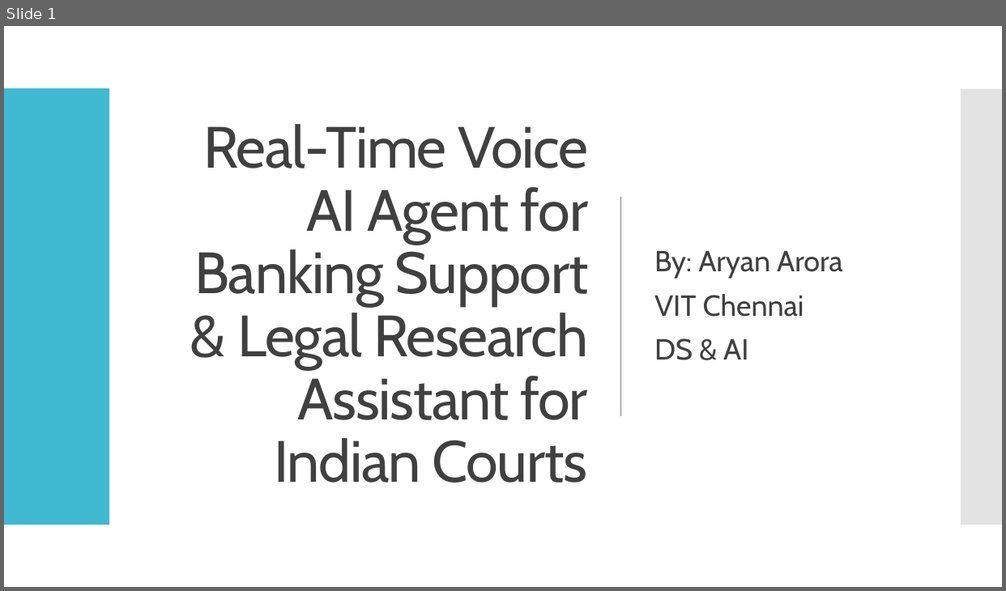
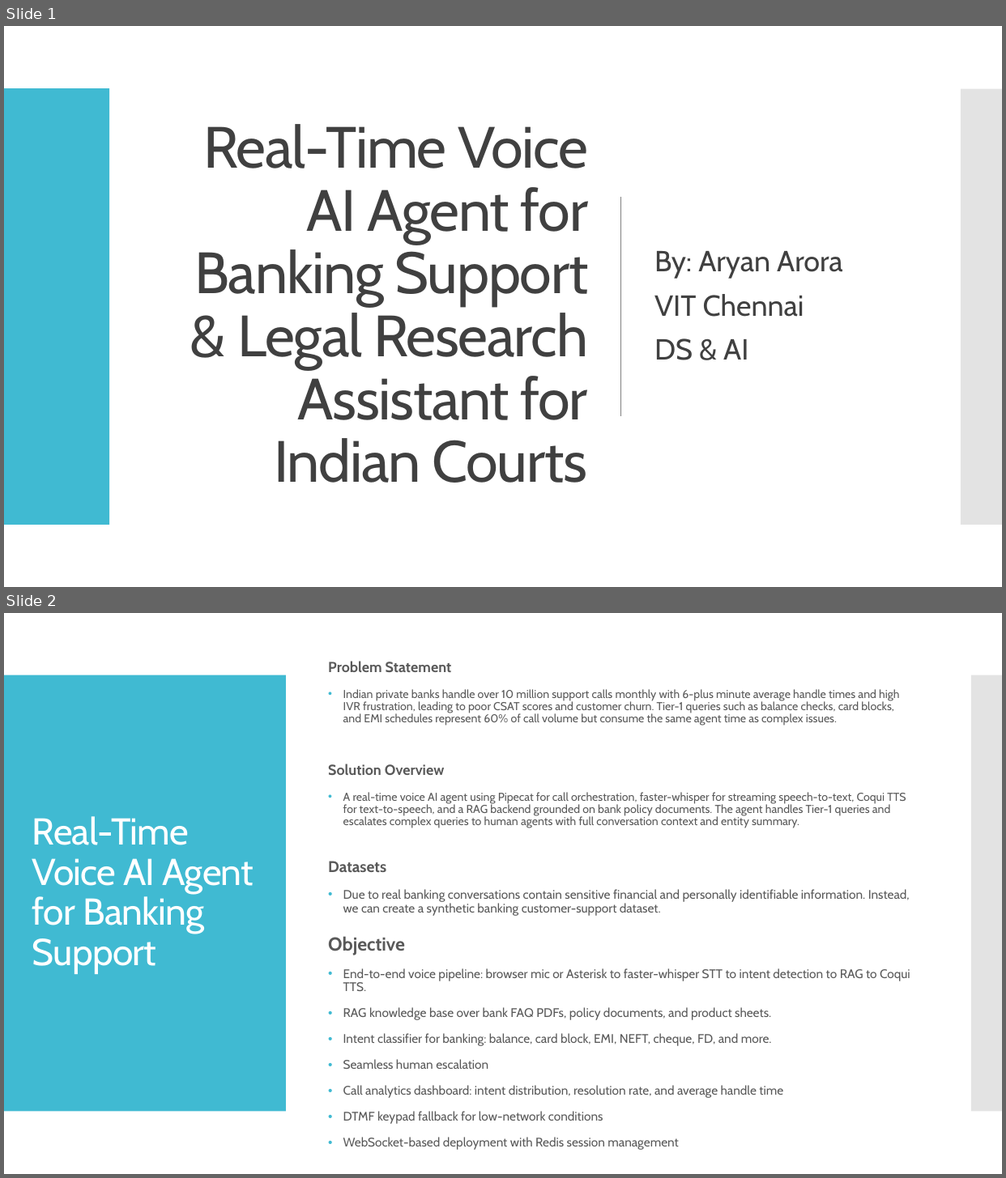
Before and after one commit to AryanArora13/Project-work, a slide deck: Zeroth review- Real-Time Voice AI Agent for Banking Support & Legal Research Assistant for Indian Courts.pptx. Shown one above the other, each under a label of ours: slide 1 before the commit, slides 1 and 2 after it. The pictures are 1006x591 and 1006x1178 pixels, drawn with LibreOffice and Linux fonts; fonts in the diff are those of the drawing; background and template pictures are left out. Boxes give left, top, right and bottom in pixels: in the first picture for what was removed or moved away, otherwise in the second. Text is boxed around its words. In the diff, an @@ line names an element or a change of style, - is before the commit and + after.

Commit message:
change

```diff
--- a/Zeroth review- Real-Time Voice AI Agent for Banking Support & Legal Research Assistant for Indian Courts.pptx
+++ b/Zeroth review- Real-Time Voice AI Agent for Banking Support & Legal Research Assistant for Indian Courts.pptx
@@ slide 2 added at [4, 613, 1002, 1174], background picture (left out) @@
@@ rectangle added at [4, 613, 1002, 1174], fill #FFFFFF @@
@@ text added at [328, 661, 906, 828], 11 pt, text #595959 @@
+Problem Statement
+• Indian private banks handle over 10 million support calls monthly with 6-plus minute average handle times and high IVR frustration, leading to poor CSAT scores and customer churn. Tier-1 queries such as balance checks, card blocks, and EMI schedules represent 60% of call volume but consume the same agent time as complex issues.
+Solution Overview
+• A real-time voice AI agent using Pipecat for call orchestration, faster-whisper for streaming speech-to-text, Coqui TTS for text-to-speech, and a RAG backend grounded on bank policy documents. The agent handles Tier-1 queries and escalates complex queries to human agents with full conversation context and entity summary.
@@ rectangle added at [4, 675, 286, 1112], fill #40BAD2 @@
@@ rectangle added at [971, 675, 1002, 1112], fill #C8C8C8 at 50% opacity @@
@@ rectangle added at [971, 675, 1002, 1112], fill #C8C8C8 at 50% opacity @@
@@ title added at [32, 816, 253, 974], 36 pt, text #FFFFFF @@
+Real-Time Voice AI Agent for Banking Support
@@ text added at [328, 861, 910, 916], 12 pt, text #595959 @@
+Datasets
+• Due to real banking conversations contain sensitive financial and personally identifiable information. Instead, we can create a synthetic banking customer-support dataset.
@@ text added at [328, 936, 910, 1150], 12 pt, text #595959 @@
+Objective
+• End-to-end voice pipeline: browser mic or Asterisk to faster-whisper STT to intent detection to RAG to Coqui TTS.
+• RAG knowledge base over bank FAQ PDFs, policy documents, and product sheets.
+• Intent classifier for banking: balance, card block, EMI, NEFT, cheque, FD, and more.
+• Seamless human escalation
+• Call analytics dashboard: intent distribution, resolution rate, and average handle time
+• DTMF keypad fallback for low-network conditions
+• WebSocket-based deployment with Redis session management
```
Also in this commit, not shown: 1 other slide added, 4 slides removed.
